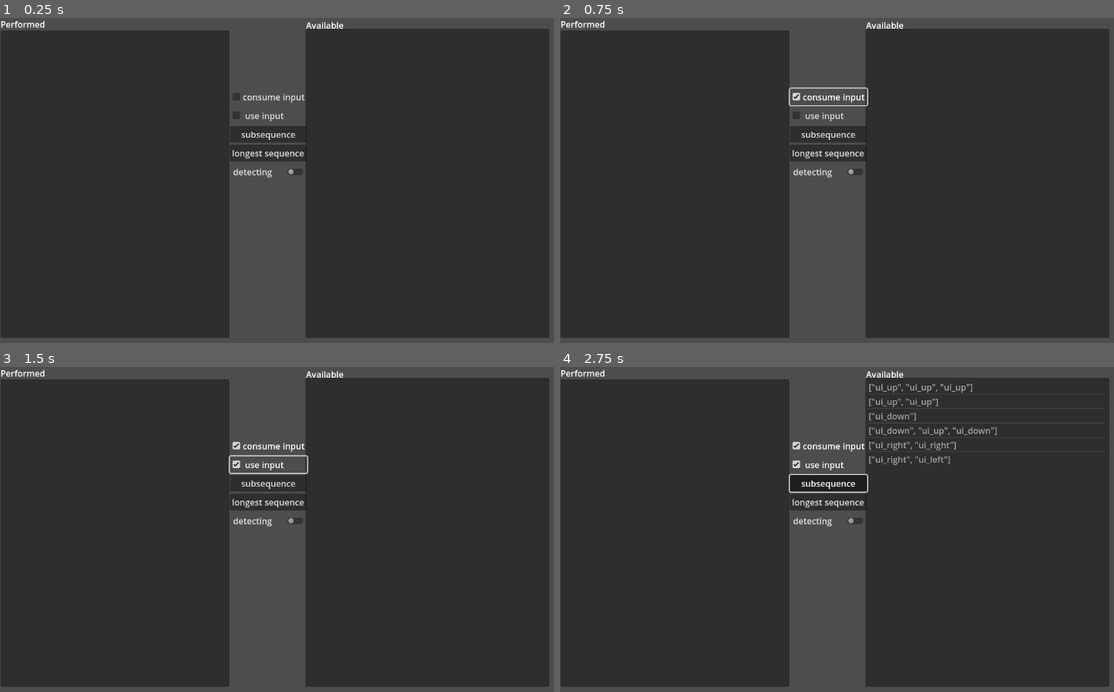
Above: before the commit, frames 1-4 (two rows, left to right).
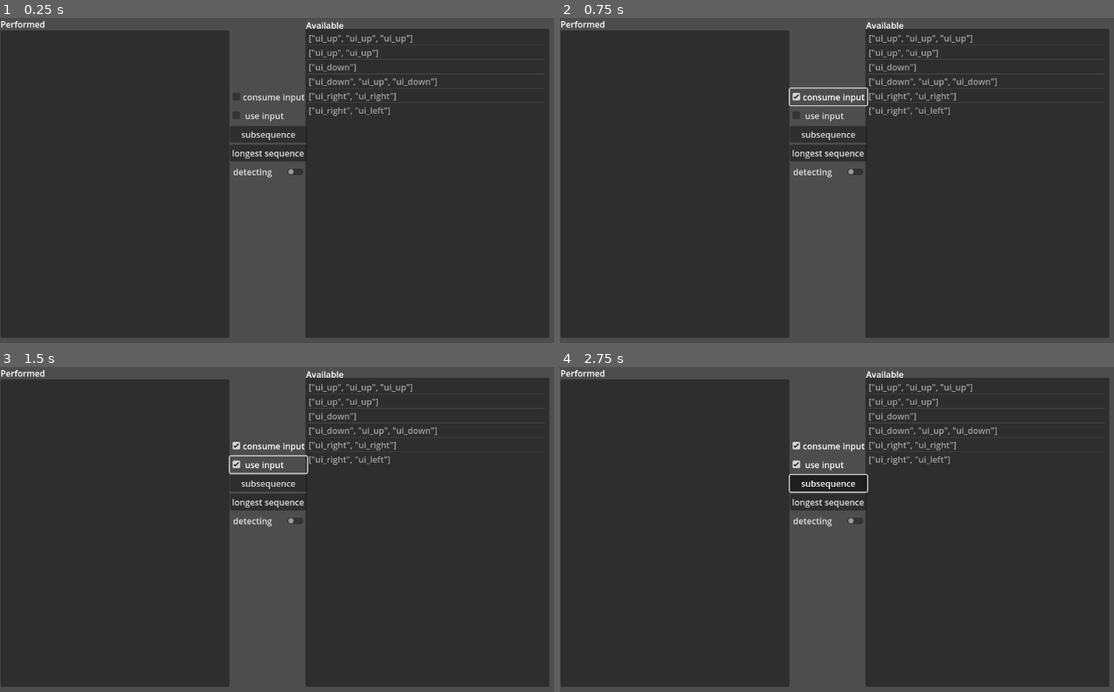
Above: after the commit, the same moments.

Repository: hilfazer/godot-projects
Game: Godot game, scene res://Control.tscn
Same seed, same stepped clock (60 frames per second), same inputs: the game is played once before the commit and once after it.
Inputs:
- Up to frame 1 (0.25 s): no input
- Up to frame 2 (0.75 s): click "consume input" at 0.5 s
- Up to frame 3 (1.5 s): click "use input" at 1.25 s
- Up to frame 4 (2.75 s): click "subsequence" at 2 s

The runs differ from the first frame. In frame 1, 0.9% of the frame differs, in the area x 55-99%, y 5-31%; in frame 2, 0.9%; in frame 3, 0.9%; in frame 4, nothing differs.
Error before the commit: Assertion failed. (res://SubsequenceDetector.gd:13)

Commit message:
removed deleted() methods

Diff:
--- a/godot4/InputSequences/Control.tscn
+++ b/godot4/InputSequences/Control.tscn
@@ -10,6 +10,8 @@
 anchor_bottom = 1.0
 offset_left = -1.0
 offset_right = -1.0
+grow_horizontal = 2
+grow_vertical = 2
 script = ExtResource("1")
 
 [node name="PerformedSequences" type="ItemList" parent="."]
--- a/godot4/InputSequences/DetectorButtons.gd
+++ b/godot4/InputSequences/DetectorButtons.gd
@@ -13,7 +13,7 @@
 	$"ButtonSubsequence".button_down.connect( \
 		Callable(self, "emit_signal").bind("detectorSelected", SubsequenceDetectorPath) )
 
-
+	emit_signal("detectorSelected", SubsequenceDetectorPath)
 #	var evmb := InputEventMouseButton.new()
 #	evmb.button_index = MOUSE_BUTTON_LEFT
 #	evmb.pressed = true
--- a/godot4/InputSequences/LongestSequenceDetector.gd
+++ b/godot4/InputSequences/LongestSequenceDetector.gd
@@ -1,17 +1,13 @@
 extends "./SequenceDetectorBase.gd"
 
 
-var m_sequences : = {}: set = deleted
-var m_possibleSequences := []: set = deleted
-var m_bestMatch = null: set = deleted
-var m_positionInSequence := 0: set = deleted
-var m_allActions : = []: set = deleted
+var m_sequences : = {}
+var m_possibleSequences := []
+var m_bestMatch = null
+var m_positionInSequence := 0
+var m_allActions := []
 
 @onready var _timer : Timer = $"Timer"
-
-
-func deleted(_a):
-	assert(false)
 
 
 func _enter_tree():
--- a/godot4/InputSequences/SequenceDetectorBase.gd
+++ b/godot4/InputSequences/SequenceDetectorBase.gd
@@ -1,14 +1,10 @@
 extends Node
 
-var m_consumeInput := true: set = deleted
-var m_actions : = []: set = deleted
+var m_consumeInput := true
+var m_actions : = []
 
 #warning-ignore:unused_signal
 signal sequenceDetected( id )
-
-
-func deleted(_a):
-	assert(false)
 
 
 func _ready():
@@ -43,7 +39,8 @@
 	assert( false )
 	return idToSequence
 
-#warning-ignore:unused_argument
+
+@warning_ignore("unused_parameter")
 func removeSequences( ids : Array ):
 	assert( false )
 
@@ -61,6 +58,6 @@
 		m_actions.erase( action )
 
 
-#warning-ignore:unused_argument
+@warning_ignore("unused_parameter")
 func _handleEvent( event ):
 	assert( false )
--- a/godot4/InputSequences/SubsequenceDetector.gd
+++ b/godot4/InputSequences/SubsequenceDetector.gd
@@ -1,16 +1,12 @@
 extends "./SequenceDetectorBase.gd"
 
-var m_sequences := {}: set = deleted
-var m_allActions := []: set = deleted
+var m_sequences := {}
+var m_allActions := []
 
-var m_possibleSequences := []: set = deleted
-var m_positionInSequence := 0: set = deleted
+var m_possibleSequences := []
+var m_positionInSequence := 0
 
 @onready var m_timer : Timer = $"Timer"
-
-
-func deleted(_a):
-	assert(false)
 
 
 func reset():
--- a/godot4/InputSequences/project.godot
+++ b/godot4/InputSequences/project.godot
@@ -19,6 +19,7 @@
 
 gdscript/warnings/standalone_expression=false
 gdscript/warnings/return_value_discarded=false
+gdscript/warnings/assert_always_false=0
 
 [input]
 
